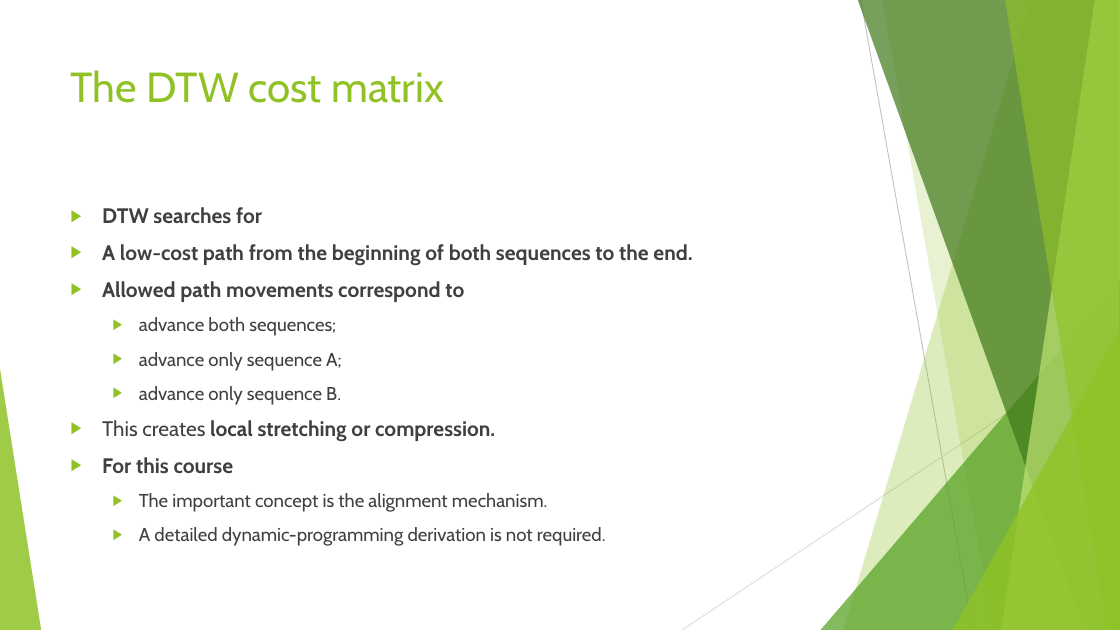
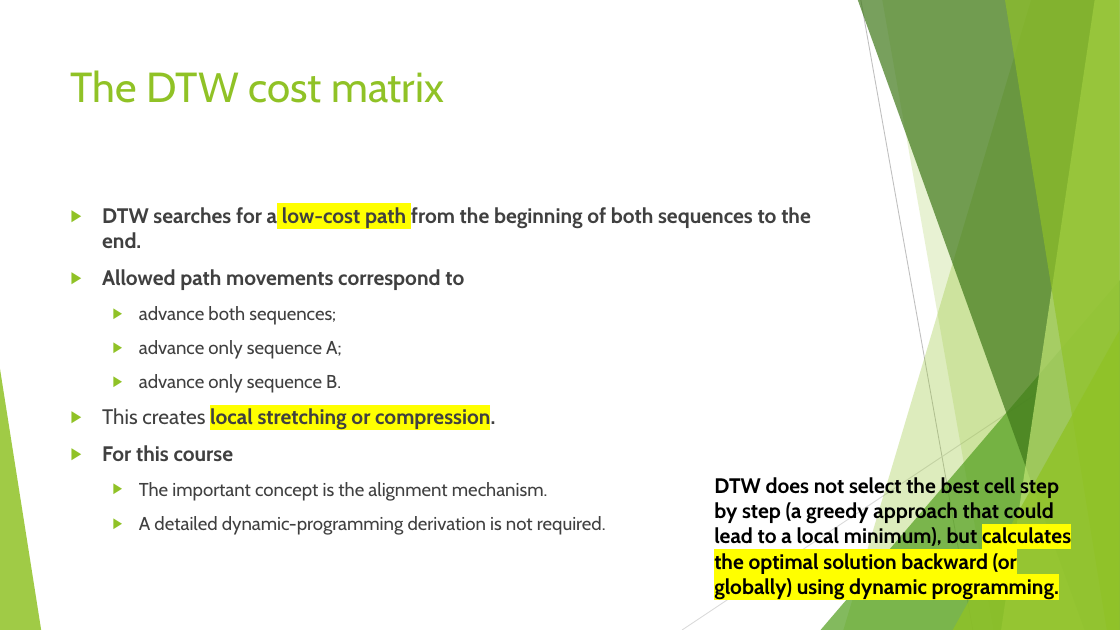
Before and after one commit to FranzGH/timeseries, a slide deck: slide 145 of Slides/03 Traditional Baselines and Feature-Based Machine Learning.pptx (slide 134 before the commit). Drawn at 1120x630 pixels with LibreOffice and Linux fonts; fonts in the diff are those of the drawing. Boxes give left, top, right and bottom in pixels: in the first picture for what was removed or moved away, otherwise in the second. Text is boxed around its words. In the diff, an @@ line names an element or a change of style, - is before the commit and + after.

```diff
--- a/Slides/03 Traditional Baselines and Feature-Based Machine Learning.pptx
+++ b/Slides/03 Traditional Baselines and Feature-Based Machine Learning.pptx
@@ text at (102, 207, 811, 248): text changed @@
-▶ DTW searches for
-▶ A low-cost path from the beginning of both sequences to the end.
+▶ DTW searches for a low-cost path from the beginning of both sequences to the end.
@@ text at (102, 407, 495, 431): highlight none to #FFFF00 in "local stretching or compression." @@
@@ text added at (714, 475, 1071, 600), 18 pt, text #000000, bold @@
+DTW does not select the best cell step by step (a greedy approach that could lead to a local minimum), but calculates the optimal solution backward (or globally) using dynamic programming.
```
Also in this commit, not shown: 34 other slides changed, 15 slides added, 4 slides removed.
